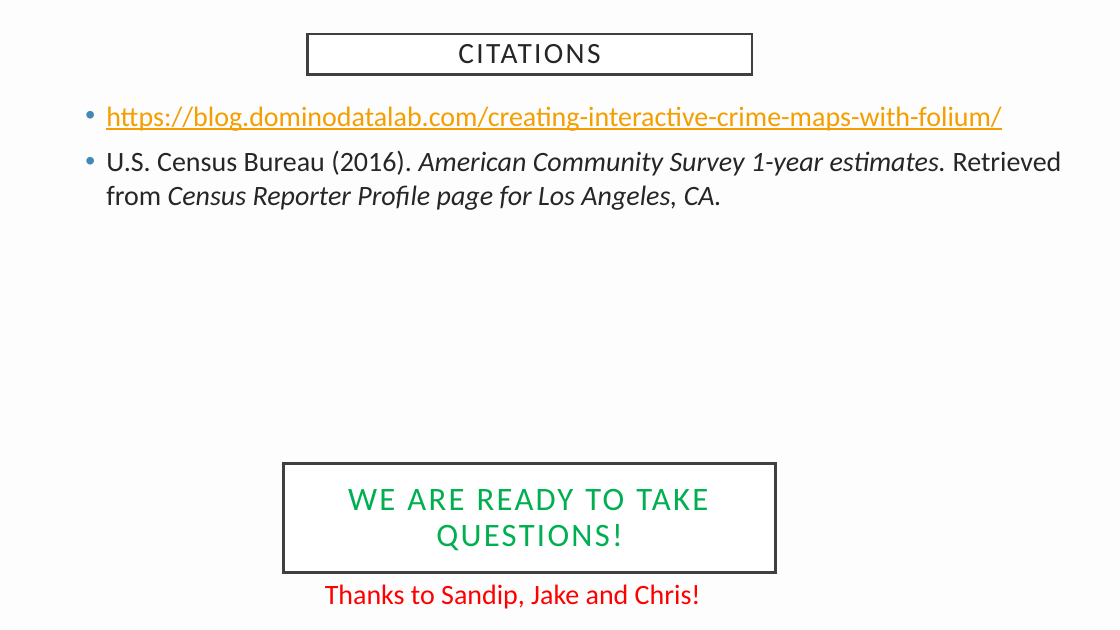
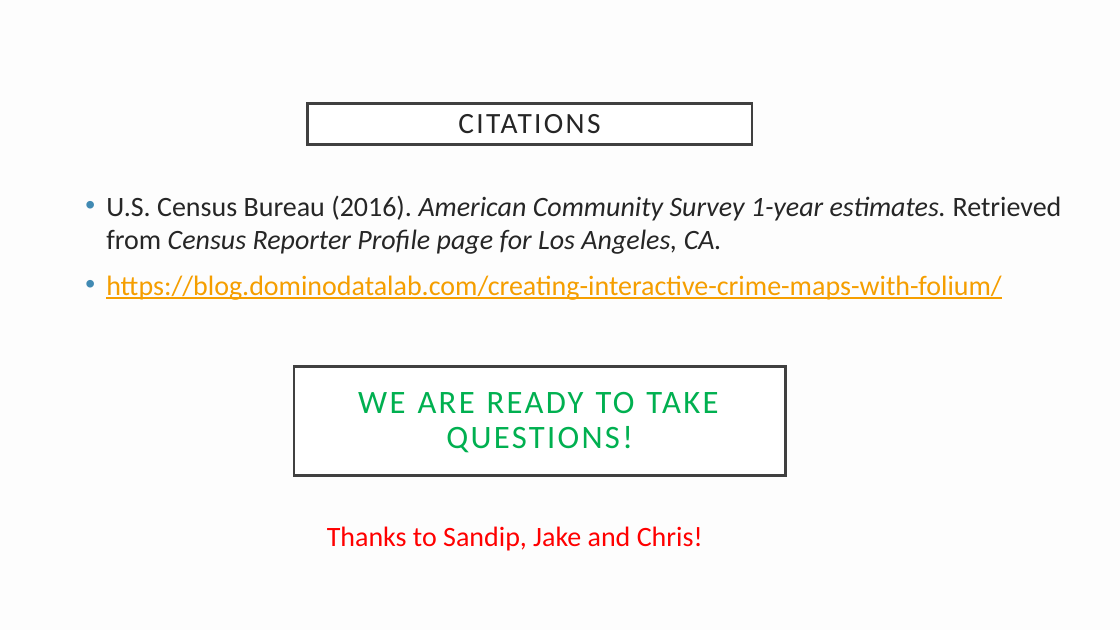
Before and after one commit to shrawantee/Project-Analysis-of-Violent-Crime-in-LA, a slide deck: slide 26 of Presentation/LACity Crime-Final Slides.pptx (slide 23 before the commit). Drawn at 1120x630 pixels with LibreOffice and Linux fonts; fonts in the diff are those of the drawing. Boxes give left, top, right and bottom in pixels: in the first picture for what was removed or moved away, otherwise in the second. Text is boxed around its words. In the diff, an @@ line names an element or a change of style, - is before the commit and + after.

```diff
--- a/Presentation/LACity Crime-Final Slides.pptx
+++ b/Presentation/LACity Crime-Final Slides.pptx
@@ title "CITATIONS": place and size @@
-title "CITATIONS" at box(308, 34, 752, 76)
+title "CITATIONS" at box(308, 104, 752, 145)
@@ text at box(106, 151, 1062, 210): paragraph removed @@
-• U.S. Census Bureau (2016). American Community Survey 1-year estimates. Retrieved from Census Reporter Profile page for Los Angeles, CA.
@@ text "U.S. Census Bureau (2016). American ...": place and size @@
-text "U.S. Census Bureau (2016). American ..." at box(106, 106, 1062, 210)
+text "U.S. Census Bureau (2016). American ..." at box(106, 196, 1062, 300)
@@ text at box(106, 196, 1062, 254): paragraph added @@
+• U.S. Census Bureau (2016). American Community Survey 1-year estimates. Retrieved from Census Reporter Profile page for Los Angeles, CA.
@@ rectangle "WE ARE READY TO TAKE ...": place and size @@
-rectangle "WE ARE READY TO TAKE ..." at box(284, 464, 776, 573)
+rectangle "WE ARE READY TO TAKE ..." at box(294, 366, 786, 476)
@@ text "Thanks to Sandip, Jake and ...": place and size @@
-text "Thanks to Sandip, Jake and ..." at box(325, 584, 701, 609)
+text "Thanks to Sandip, Jake and ..." at box(327, 526, 703, 551)
```
Also in this commit, not shown: 6 other slides changed, 8 slides added, 5 slides removed, 1 other file.
